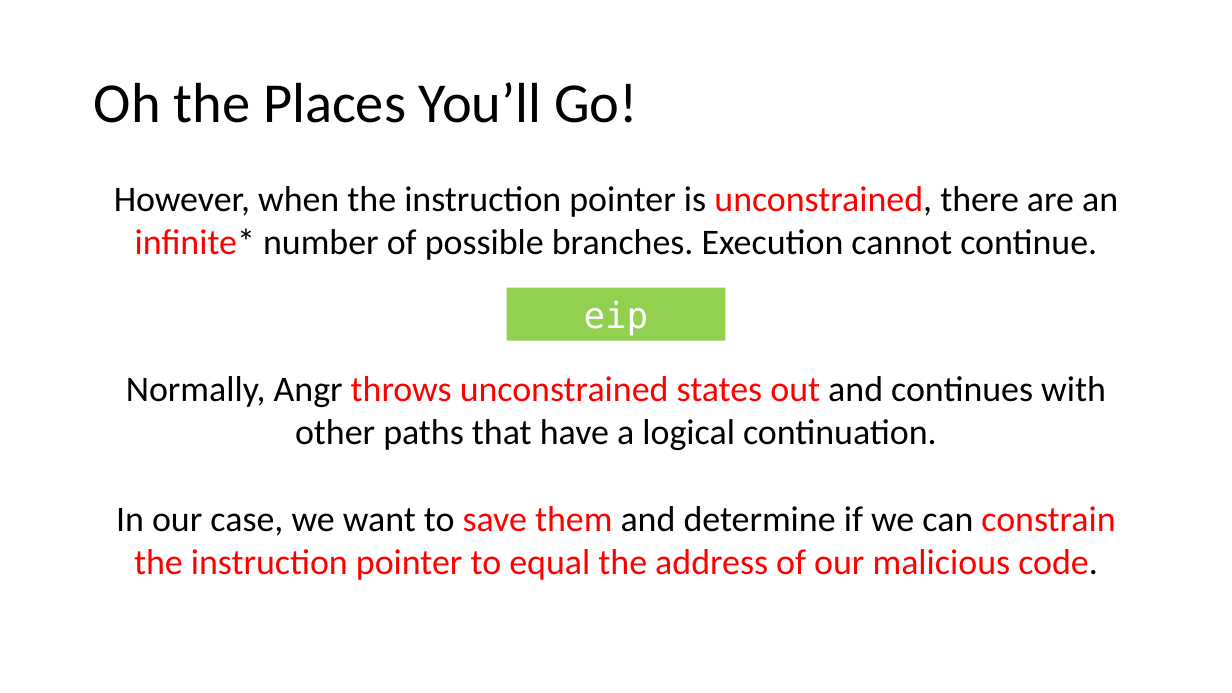
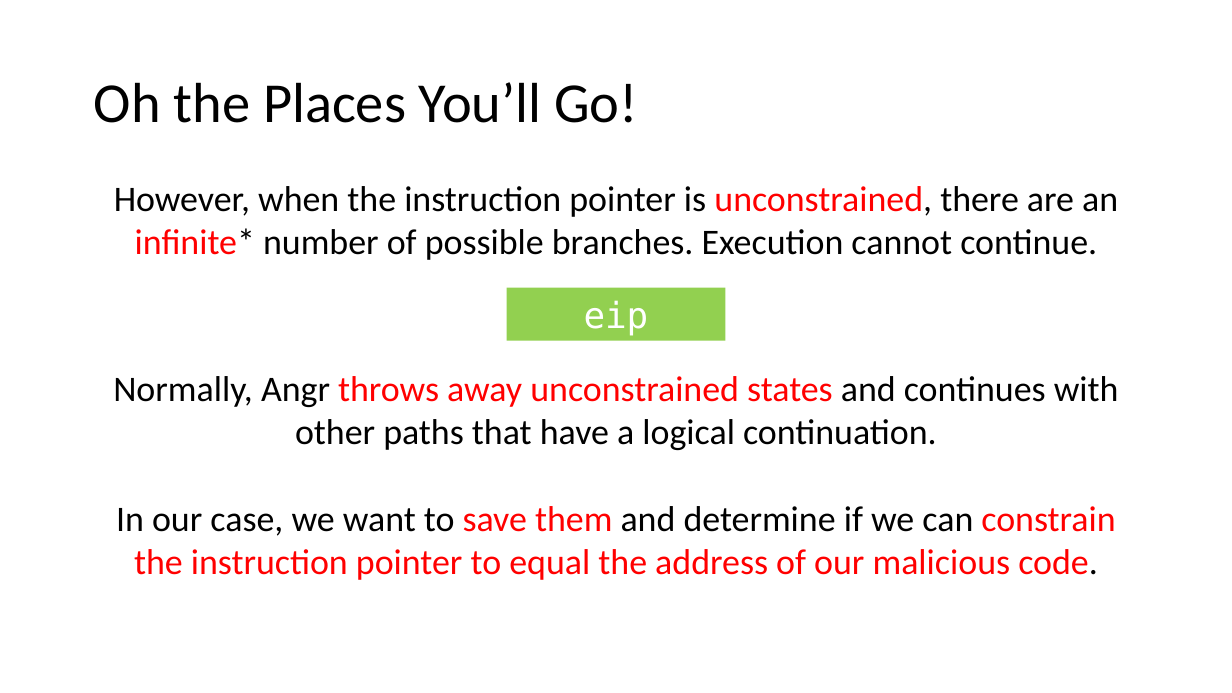
Before and after one commit to jakespringer/angr_ctf, a slide deck: slide 102 of SymbolicExecution.pptx (slide 104 before the commit). Drawn at 1232x693 pixels with LibreOffice and Linux fonts; fonts in the diff are those of the drawing. Boxes give left, top, right and bottom in pixels: in the first picture for what was removed or moved away, otherwise in the second. Text is boxed around its words. In the diff, an @@ line names an element or a change of style, - is before the commit and + after.

Commit message:
Update PowerPoint to reflect new Angr version

```diff
--- a/SymbolicExecution.pptx
+++ b/SymbolicExecution.pptx
@@ text at box(113, 376, 1119, 450): text changed @@
-Normally, Angr throws unconstrained states out and continues with other paths that have a logical continuation.
+Normally, Angr throws away unconstrained states and continues with other paths that have a logical continuation.
```
Also in this commit, not shown: 24 other slides changed, 2 slides removed.
